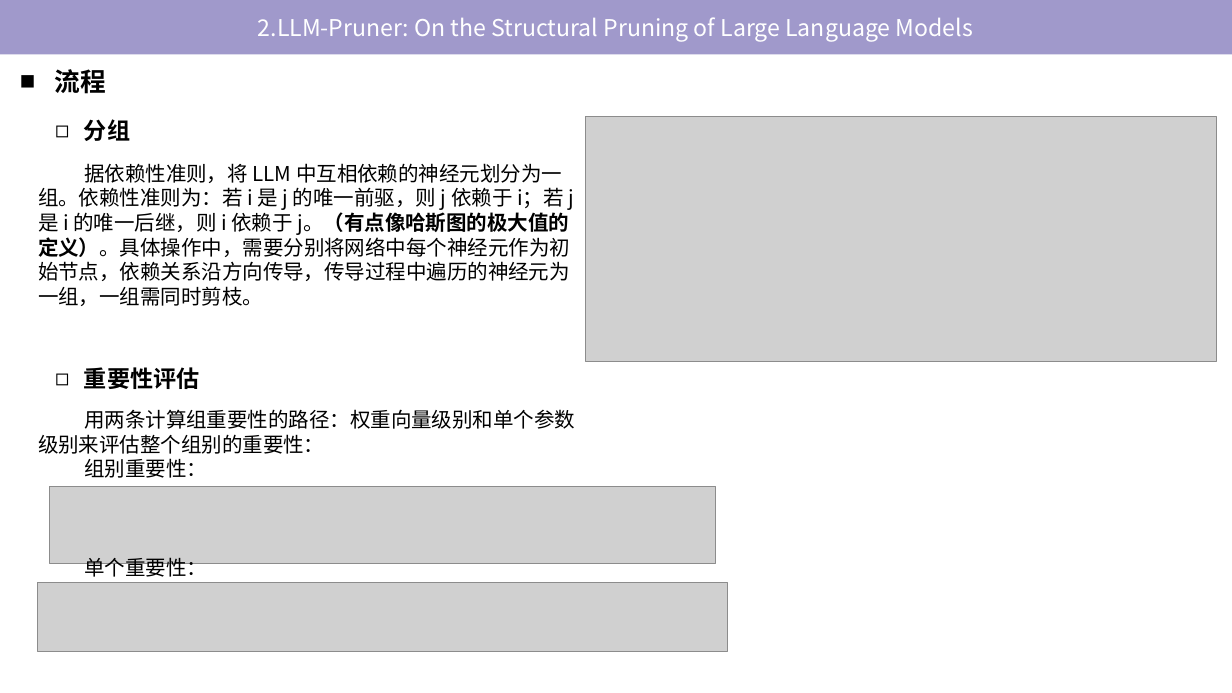
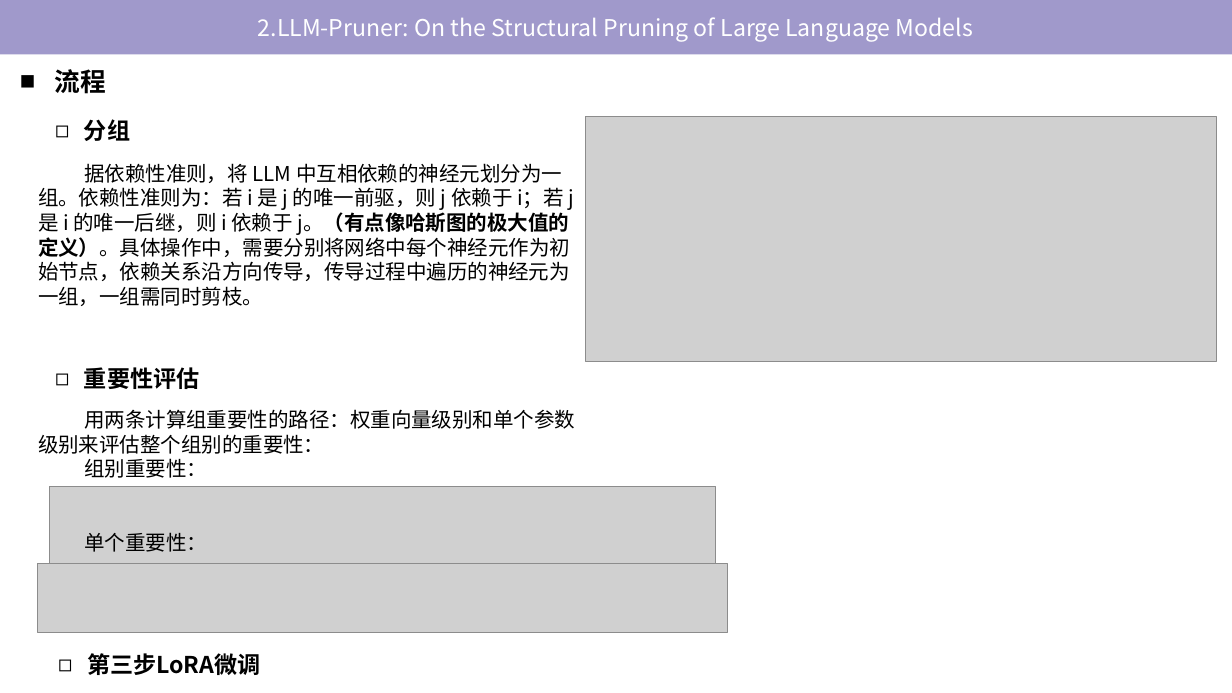
Before and after one commit to tj-messi/cv-computer-visual-tj, a slide deck: slide 10 of 0.组会记录/2024-11-14/report-2024-11-14.pptx. Drawn at 1232x693 pixels with LibreOffice and Linux fonts; fonts in the diff are those of the drawing; grey boxes stand for pictures. Boxes give left, top, right and bottom in pixels: in the first picture for what was removed or moved away, otherwise in the second. Text is boxed around its words. In the diff, an @@ line names an element or a change of style, - is before the commit and + after.

```diff
--- a/0.组会记录/2024-11-14/report-2024-11-14.pptx
+++ b/0.组会记录/2024-11-14/report-2024-11-14.pptx
@@ text "据依赖性准则，将 LLM 中互相依赖的神经元划分为一组。依赖性准则为：若 i 是 ..." rewrapped from (38,163,575,580) to (38,163,575,552) @@
@@ picture: place and size @@
-picture at (38,582,728,652)
+picture at (38,564,728,633)
@@ text added at (87,653,260,675), 18 pt, text #000000, bold @@
+◻ 第三步LoRA微调
```
Also in this commit, not shown: 2 slides added.
